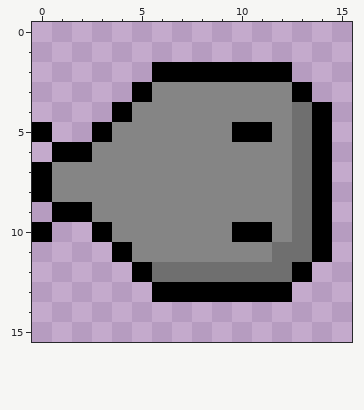
Pixel-art sprite: client/backend/IMG/silver_fish.png. This is how it looked before the edit.
The file is 512x512 pixels, drawn in blocks of 32x32; one block is one cell here.
After:
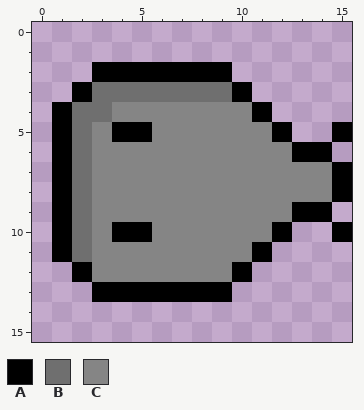
Palette (. is transparent): A #000000  B #6f6f6f  C #858585
From old to new:
Colour A now appears in row 2 at x 3 to 5; in row 3 at x 2; in row 4 at x 1; in row 5 at x 1 and 15; in rows 7 to 8 at x 15; in row 10 at x 1 and 15.
Colour A now appears in row 11 at x 1; in row 12 at x 2; in row 13 at x 3 to 5.
The author changed colour B to colour A in row 6 at x 13; in row 9 at x 13; in row 12 at x 10.
The author changed colour C to colour A in row 3 at x 10; in row 4 at x 11; in row 5 at x 4 to 5 and 12; in rows 7 to 8 at x 1; in row 10 at x 4 to 5 and 12; in row 11 at x 11.
Colour B now appears in row 3 at x 3 to 4; in row 4 at x 2 to 3; in row 5 at x 2; in rows 10 to 11 at x 2.
The author changed colour A to colour B in row 3 at x 5; in row 6 at x 2; in row 9 at x 2.
The author changed colour C to colour B in row 3 at x 6 to 9; in rows 7 to 8 at x 2.
Colour C now appears in row 11 at x 3; in row 12 at x 3 to 4.
The author changed colour A to colour C in row 4 at x 4; in row 5 at x 3 and 10 to 11; in rows 7 to 8 at x 14; in row 10 at x 3 and 10 to 11; in row 11 at x 4; in row 12 at x 5.
The author changed colour B to colour C in rows 7 to 8 at x 13; in row 12 at x 6 to 9.
The author cleared colour A in row 2 at x 10 to 12; in row 3 at x 13; in row 4 at x 14; in row 5 at x 0 and 14; in rows 7 to 8 at x 0; in row 10 at x 0 and 14.
The author cleared colour A in row 11 at x 14; in row 12 at x 13; in row 13 at x 10 to 12.
The author cleared colour B in rows 4 to 5 at x 13; in row 10 at x 13; in row 11 at x 12 to 13; in row 12 at x 11 to 12.
The author cleared colour C in row 3 at x 11 to 12; in row 4 at x 12.
